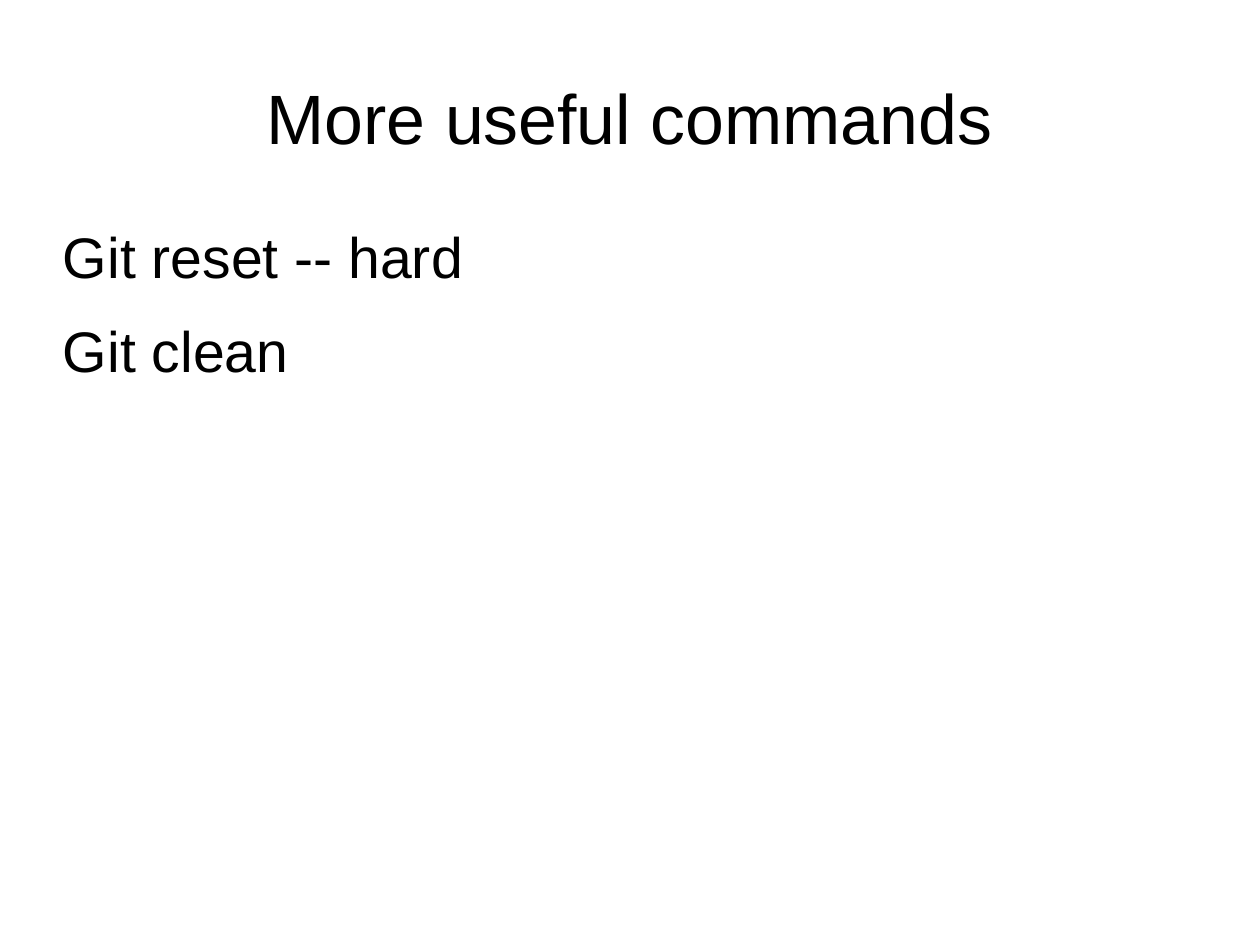
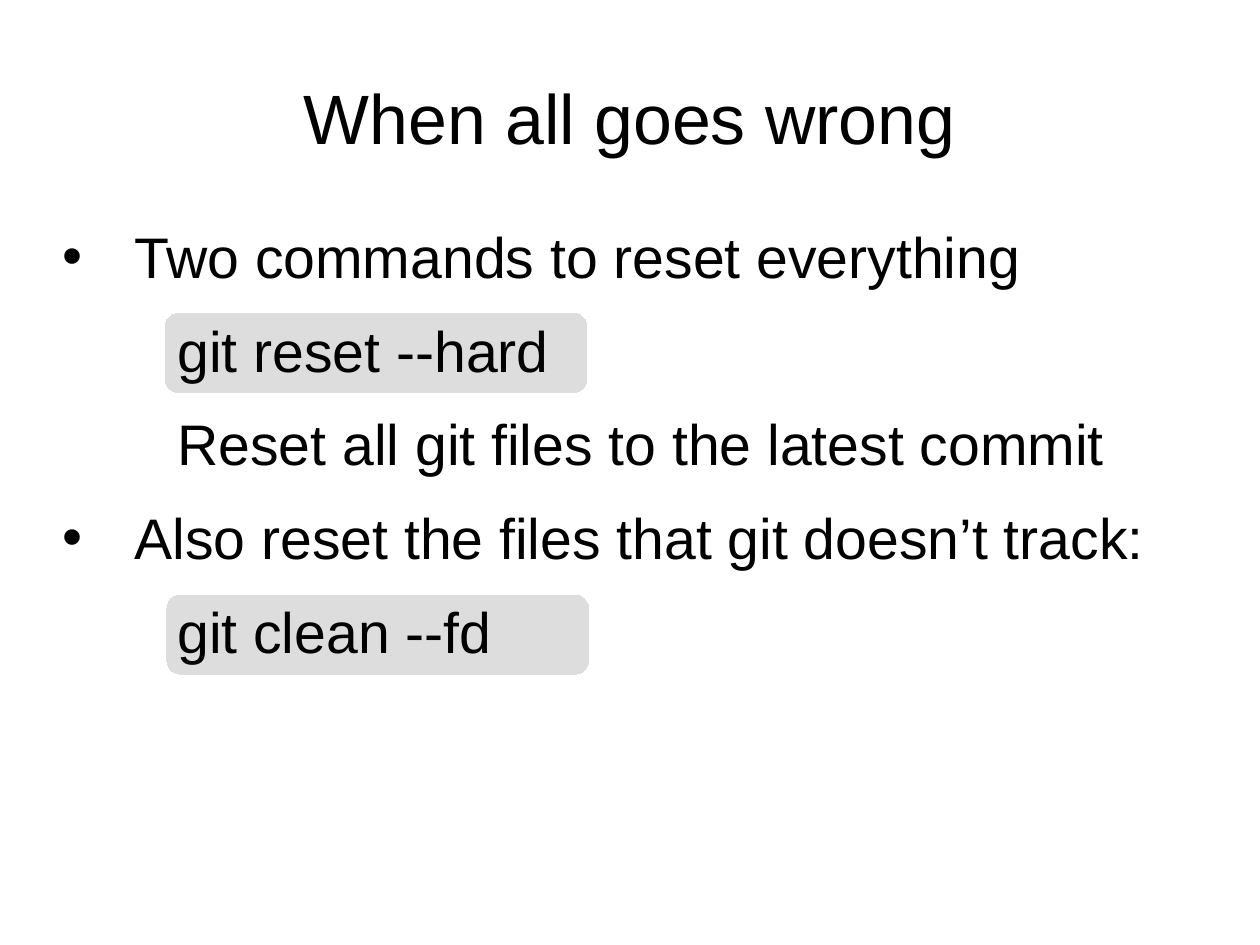
Before and after one commit to rachelplayer/isg-playground, a slide deck: slide 29 of git_workshop.pptx (slide 26 before the commit). Drawn at 1260x945 pixels with LibreOffice and Linux fonts; fonts in the diff are those of the drawing. Boxes give left, top, right and bottom in pixels: in the first picture for what was removed or moved away, otherwise in the second. Text is boxed around its words. In the diff, an @@ line names an element or a change of style, - is before the commit and + after.

Commit message:
Mainly changed the terminal side
Also added the other date, Nathans name, git reset&clean, and potentially a few smaller changes.
All in good spirit!

```diff
--- a/git_workshop.pptx
+++ b/git_workshop.pptx
@@ title at box(304, 93, 955, 157): text changed @@
-More useful commands
+When all goes wrong
@@ text at box(134, 236, 1144, 664): text changed @@
-Git reset -- hard
-Git clean
+• Two commands to reset everything
+git reset --hard
+Reset all git files to the latest commit
+• Also reset the files that git doesn’t track:
+git clean --fd
@@ freeform shape added at box(166, 313, 588, 392), fill #DDDDDD, outline #DDDDDD 0 pt @@
@@ freeform shape added at box(167, 596, 589, 675), fill #DDDDDD, outline #DDDDDD 0 pt @@
```
Also in this commit, not shown: 7 other slides changed, 3 slides added, 1 other file.
